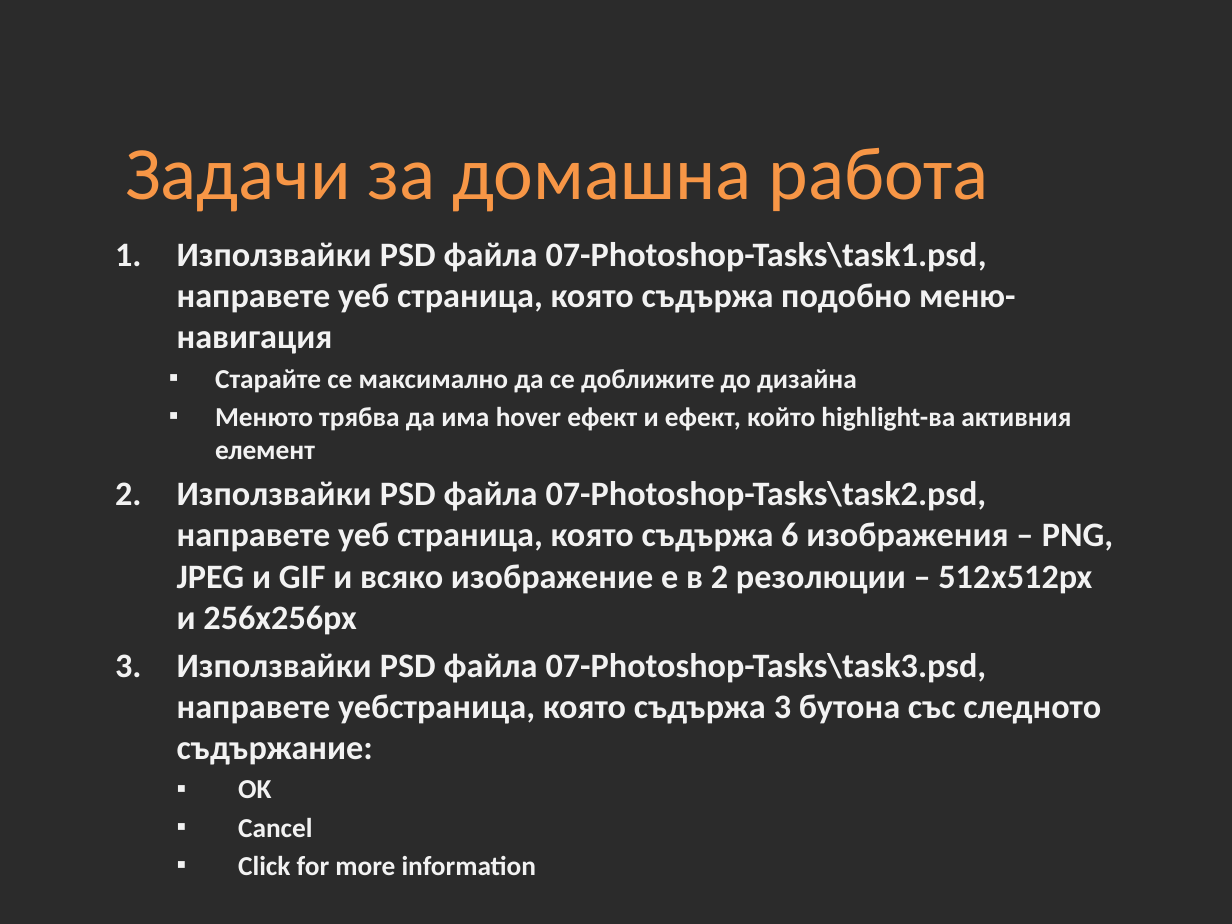
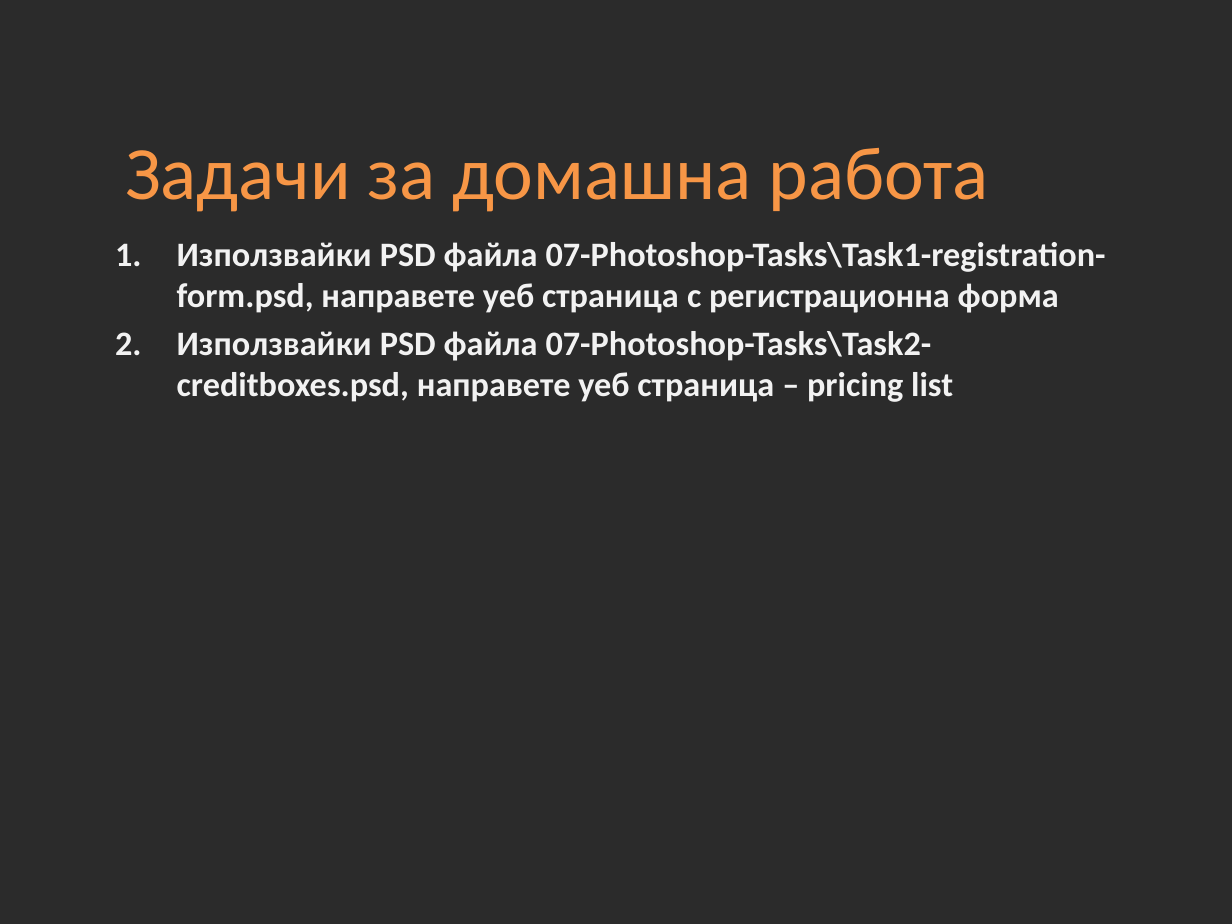
Before and after one commit to Academy-Soft-Intellect/Front-End-Course, a slide deck: slide 19 of 07-Photoshop/07-Photoshop.pptx. Drawn at 1232x924 pixels with LibreOffice and Linux fonts; fonts in the diff are those of the drawing; background and template pictures are left out; a plain dark background stands for a picture behind light text. Boxes give left, top, right and bottom in pixels: in the first picture for what was removed or moved away, otherwise in the second. Text is boxed around its words. In the diff, an @@ line names an element or a change of style, - is before the commit and + after.

Commit message:
Photoshop Homework update

```diff
--- a/07-Photoshop/07-Photoshop.pptx
+++ b/07-Photoshop/07-Photoshop.pptx
@@ text at [177,242,1106,402]: text changed @@
-1. Използвайки PSD файла 07-Photoshop-Tasks\task1.psd, направете уеб страница, която съдържа подобно меню-навигация
-  ▪ Старайте се максимално да се доближите до дизайна
-  ▪ Менюто трябва да има hover ефект и ефект, който highlight-ва активния елемент
-2. Използвайки PSD файла 07-Photoshop-Tasks\task2.psd, направете уеб страница, която съдържа 6 изображения – PNG, JPEG и GIF и всяко изображение е в 2 резолюции – 512x512px и 256x256px
-3. Използвайки PSD файла 07-Photoshop-Tasks\task3.psd, направете уебстраница, която съдържа 3 бутона със следното съдържание:
-  ▪ OK
-  ▪ Cancel
-  ▪ Click for more information
+1. Използвайки PSD файла 07-Photoshop-Tasks\Task1-registration-form.psd, направете уеб страница с регистрационна форма
+2. Използвайки PSD файла 07-Photoshop-Tasks\Task2-creditboxes.psd, направете уеб страница – pricing list
```
Also in this commit, not shown: 1 slide added, 2 slides removed, 8 other files.
